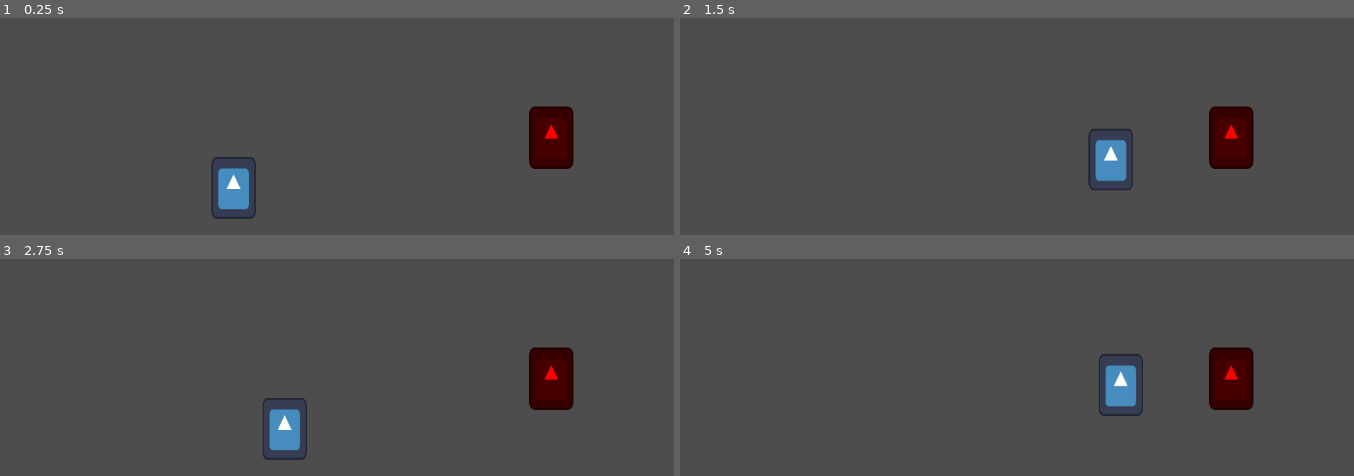
Above: before the commit, frames 1-4 (two rows, left to right).
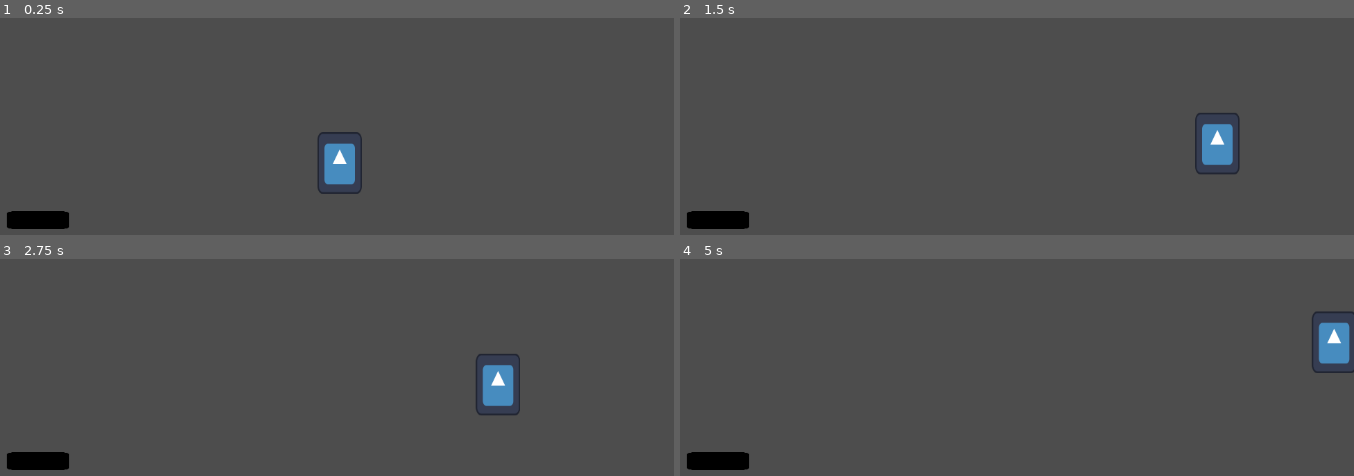
Above: after the commit, the same moments.

Repository: AkitooSama/untitled-project-2
Game: Godot game, scene res://Scenes/main.tscn
Two runs of this game, one before a commit and one after it. Both use one fixed random seed, a clock stepped at 60 frames per second and the inputs below. The project has no main scene, so this scene is started directly. The engine's default icon, where the game draws it, is replaced by a stand-in: a white triangle on a blue panel in a dark square.
Inputs (mouse positions are in pixels of both pictures, inside the frame that each line leads up to):
- Up to frame 1 (0.25 s): no input
- Up to frame 2 (1.5 s): move the mouse to (outside the picture) at 0.52 s; hold D (Right) from 0.53 s (still down); click (outside the picture) at 0.6 s; tap Space (Jump) at 0.77 s; move the mouse to (794, 50) at 1.27 s; click (794, 50) at 1.35 s
- Up to frame 3 (2.75 s): tap Space (Jump) at 1.52 s; move the mouse to (outside the picture) at 2.02 s; release D (Right) at 2.03 s; hold A (Left) from 2.03 s (still down); click (outside the picture) at 2.1 s
- Up to frame 4 (5 s): move the mouse to (915, 358) at 2.77 s; release A (Left) at 2.78 s; hold D (Right) 2.78-4.28 s; click (915, 358) at 2.85 s; tap Space (Jump) at 3.02, 3.77, 4.52 s; move the mouse to (1192, 334) at 3.52 s; click (1192, 334) at 3.6 s; move the mouse to (outside the picture) at 4.27 s; hold A (Left) from 4.28 s (still down); click (outside the picture) at 4.35 s

The runs differ from the first frame. In frame 1, 5.0% of the frame differs, in the area x 1-86%, y 40-98%; in frame 2, 4.2%; in frame 3, 4.9%; in frame 4, 4.9%.

Commit message:
added enemy, debugger

Diff:
--- /dev/null
+++ b/Scenes/enemy.tscn
@@ -0,0 +1,42 @@
+[gd_scene load_steps=8 format=3 uid="uid://6ctuull8erp1"]
+
+[ext_resource type="Script" path="res://Scripts/enemy.gd" id="1_mw61o"]
+[ext_resource type="Texture2D" uid="uid://cgissyx5hfkek" path="res://Sprites/icon.svg" id="2_pfkid"]
+[ext_resource type="Script" path="res://Scripts/HurtBox.gd" id="3_6nwc1"]
+[ext_resource type="Script" path="res://Scripts/HitBox.gd" id="4_7wfm6"]
+
+[sub_resource type="CapsuleShape2D" id="CapsuleShape2D_uwb42"]
+
+[sub_resource type="CapsuleShape2D" id="CapsuleShape2D_uub8c"]
+
+[sub_resource type="CapsuleShape2D" id="CapsuleShape2D_5wifd"]
+
+[node name="Enemy" type="CharacterBody2D"]
+script = ExtResource("1_mw61o")
+
+[node name="Sprite2D" type="Sprite2D" parent="."]
+modulate = Color(1, 0, 0, 1)
+scale = Vector2(0.5, 0.7)
+texture = ExtResource("2_pfkid")
+
+[node name="HitBox" type="Area2D" parent="."]
+collision_layer = 2
+script = ExtResource("4_7wfm6")
+
+[node name="CollisionShape2D" type="CollisionShape2D" parent="HitBox"]
+scale = Vector2(3.6, 3.6)
+shape = SubResource("CapsuleShape2D_uwb42")
+debug_color = Color(0.963526, 5.77569e-07, 0.498196, 0.42)
+
+[node name="HurtBox" type="Area2D" parent="."]
+collision_mask = 4
+script = ExtResource("3_6nwc1")
+
+[node name="CollisionShape2D" type="CollisionShape2D" parent="HurtBox"]
+scale = Vector2(3.5, 3.5)
+shape = SubResource("CapsuleShape2D_uub8c")
+debug_color = Color(0.505325, 0.579553, 3.85046e-07, 0.42)
+
+[node name="CollisionShape2D2" type="CollisionShape2D" parent="."]
+scale = Vector2(3, 3)
+shape = SubResource("CapsuleShape2D_5wifd")
--- a/Scenes/main.tscn
+++ b/Scenes/main.tscn
@@ -1,7 +1,7 @@
 [gd_scene load_steps=4 format=3 uid="uid://jvvl48wutsoi"]
 
 [ext_resource type="PackedScene" uid="uid://cbh8xd1dph6or" path="res://Scenes/player.tscn" id="1_4g66l"]
-[ext_resource type="PackedScene" uid="uid://6ctuull8erp1" path="res://enemy.tscn" id="2_yyia8"]
+[ext_resource type="PackedScene" uid="uid://bmk7xhe1e6ylt" path="res://Scenes/pressure_plate.tscn" id="2_lobdl"]
 
 [sub_resource type="RectangleShape2D" id="RectangleShape2D_v7vju"]
 size = Vector2(664, 31)
@@ -25,7 +25,9 @@
 shape = SubResource("RectangleShape2D_v7vju")
 
 [node name="Player" parent="." instance=ExtResource("1_4g66l")]
-position = Vector2(517, 532)
+position = Vector2(670, 491)
 
-[node name="Enemy" parent="." instance=ExtResource("2_yyia8")]
-position = Vector2(975, 483)
+[node name="PressurePlate" parent="." instance=ExtResource("2_lobdl")]
+position = Vector2(235, 602)
+
+[connection signal="area_exited" from="PressurePlate" to="Player" method="_on_pressure_plate_area_exited"]
--- a/Scenes/player.tscn
+++ b/Scenes/player.tscn
@@ -1,16 +1,22 @@
-[gd_scene load_steps=6 format=3 uid="uid://cbh8xd1dph6or"]
+[gd_scene load_steps=9 format=3 uid="uid://cbh8xd1dph6or"]
 
 [ext_resource type="Script" path="res://Scripts/player.gd" id="1_djt3e"]
 [ext_resource type="Texture2D" uid="uid://cgissyx5hfkek" path="res://Sprites/icon.svg" id="2_c1yx0"]
 [ext_resource type="Script" path="res://Scripts/HitBox.gd" id="3_7jhp6"]
+[ext_resource type="Script" path="res://Scripts/HurtBox.gd" id="4_ypiq1"]
 
 [sub_resource type="CapsuleShape2D" id="CapsuleShape2D_bgeqj"]
 
 [sub_resource type="RectangleShape2D" id="RectangleShape2D_fs6w7"]
 size = Vector2(33, 84)
 
-[node name="Player" type="CharacterBody2D"]
+[sub_resource type="CapsuleShape2D" id="CapsuleShape2D_111ev"]
+
+[sub_resource type="CircleShape2D" id="CircleShape2D_7der4"]
+
+[node name="Player" type="CharacterBody2D" node_paths=PackedStringArray("Deebugger_Detecter")]
 script = ExtResource("1_djt3e")
+Deebugger_Detecter = NodePath("DeebuggerRange")
 
 [node name="CollisionShape2D" type="CollisionShape2D" parent="."]
 scale = Vector2(3, 3)
@@ -21,8 +27,29 @@
 texture = ExtResource("2_c1yx0")
 
 [node name="HitBox" type="Area2D" parent="."]
+collision_layer = 4
 script = ExtResource("3_7jhp6")
 
 [node name="CollisionShape2D" type="CollisionShape2D" parent="HitBox"]
 position = Vector2(54.5, 0)
 shape = SubResource("RectangleShape2D_fs6w7")
+debug_color = Color(0.97287, 0, 0.438018, 0.42)
+
+[node name="HurtBox" type="Area2D" parent="."]
+collision_mask = 2
+script = ExtResource("4_ypiq1")
+
+[node name="CollisionShape2D" type="CollisionShape2D" parent="HurtBox"]
+scale = Vector2(3.6, 3.6)
+shape = SubResource("CapsuleShape2D_111ev")
+debug_color = Color(0.542108, 0.566777, 0, 0.42)
+
+[node name="DeebuggerRange" type="Area2D" parent="."]
+collision_layer = 0
+collision_mask = 8
+
+[node name="CollisionShape2D" type="CollisionShape2D" parent="DeebuggerRange"]
+scale = Vector2(18, 18)
+shape = SubResource("CircleShape2D_7der4")
+
+[connection signal="area_entered" from="DeebuggerRange" to="." method="_on_deebugger_range_area_entered"]
--- /dev/null
+++ b/Scenes/pressure_plate.gd
@@ -0,0 +1,5 @@
+extends Area2D
+
+
+func _on_area_entered(area: Area2D) -> void:
+	print("pressed")
--- /dev/null
+++ b/Scenes/pressure_plate.tscn
@@ -0,0 +1,21 @@
+[gd_scene load_steps=4 format=3 uid="uid://bmk7xhe1e6ylt"]
+
+[ext_resource type="Script" path="res://Scenes/pressure_plate.gd" id="1_a7u0t"]
+[ext_resource type="Texture2D" uid="uid://cgissyx5hfkek" path="res://Sprites/icon.svg" id="1_ob6ka"]
+
+[sub_resource type="RectangleShape2D" id="RectangleShape2D_c3jxn"]
+
+[node name="PressurePlate" type="Area2D"]
+collision_layer = 9
+script = ExtResource("1_a7u0t")
+
+[node name="CollisionShape2D" type="CollisionShape2D" parent="."]
+scale = Vector2(4, 1)
+shape = SubResource("RectangleShape2D_c3jxn")
+
+[node name="PlaceHolderSprite" type="Sprite2D" parent="."]
+modulate = Color(0, 0, 0, 1)
+scale = Vector2(0.7, 0.2)
+texture = ExtResource("1_ob6ka")
+
+[connection signal="area_entered" from="." to="." method="_on_area_entered"]
--- a/Scripts/HitBox.gd
+++ b/Scripts/HitBox.gd
@@ -1,8 +1,5 @@
 class_name HitBox
 extends Area2D
 
+
 @export var damage := 10
-
-func _init() -> void:
-	collision_layer = 2
-	collision_mask = 0
--- a/Scripts/HurtBox.gd
+++ b/Scripts/HurtBox.gd
@@ -1,10 +1,6 @@
 class_name HurtBox
 extends Area2D
 
-
-func _init() -> void:
-	collision_layer = 0
-	collision_mask = 2
 
 func _ready() -> void:
 	connect("area_entered", self._on_area_entered)
--- /dev/null
+++ b/Scripts/enemy.gd
@@ -0,0 +1,28 @@
+extends CharacterBody2D
+
+
+@export var speed = 200
+var player_pos
+@export var player: CharacterBody2D
+
+func _physics_process(delta: float) -> void:
+	if player != null:
+		player_pos = player.position
+
+	if not is_on_floor():
+		velocity += get_gravity() * delta
+
+	if player == null:
+		velocity.x = 0
+	elif player_pos.x < position.x:
+		velocity.x = -1 * speed
+	elif player_pos.x > position.x:
+		velocity.x = 1 * speed
+
+
+	move_and_slide()
+
+func take_damage(amount: int) -> void:
+	print("Damage: ", amount)
+	#play death anim (queue_free() at end of death anim)
+	queue_free()
--- a/Scripts/player.gd
+++ b/Scripts/player.gd
@@ -1,29 +1,47 @@
 extends CharacterBody2D
 
+@export var Deebugger_Detecter: Area2D
 
 const SPEED = 300.0
 const JUMP_VELOCITY = -400.0
 
+var DeebugObjList = []
 
 func _physics_process(delta: float) -> void:
-	# Add the gravity.
 	if not is_on_floor():
 		velocity += get_gravity() * delta
 
-	# Handle jump.
+	# Handles jump.
 	if Input.is_action_just_pressed("Jump") and is_on_floor():
 		velocity.y = JUMP_VELOCITY
 
 	if Input.is_action_just_pressed("Attack"):
 		pass
-		#play animation that enables hitbox, then disables it at the end
+		#>play animation that enables hitbox, then disables it at the end
 
-	# Get the input direction and handle the movement/deceleration.
-	# As good practice, you should replace UI actions with custom gameplay actions.
+	# Gets the input direction and handle the movement/deceleration.
 	var direction := Input.get_axis("Left", "Right")
 	if direction:
 		velocity.x = direction * SPEED
 	else:
 		velocity.x = move_toward(velocity.x, 0, SPEED)
 
+	#print(DeebugObjList)
+	#testing ^
+
 	move_and_slide()
+
+func take_damage(amount: int) -> void:
+	print("Damage: ", amount)
+	#play death anim (queue_free() at end of death anim)
+	queue_free()
+
+
+func _on_deebugger_range_area_entered(area: Area2D) -> void:
+	DeebugObjList.append(area)
+	print(area)
+
+
+func _on_pressure_plate_area_exited(area: Area2D) -> void:
+	DeebugObjList.erase(area)
+	print(area)
--- a/enemy.gd
+++ /dev/null
@@ -1,5 +0,0 @@
-extends Node2D
-
-
-func take_damage(amount: int) -> void:
-	print("Damage: ", amount)
--- a/enemy.tscn
+++ /dev/null
@@ -1,22 +0,0 @@
-[gd_scene load_steps=5 format=3 uid="uid://6ctuull8erp1"]
-
-[ext_resource type="Script" path="res://enemy.gd" id="1_mw61o"]
-[ext_resource type="Texture2D" uid="uid://cgissyx5hfkek" path="res://Sprites/icon.svg" id="2_pfkid"]
-[ext_resource type="Script" path="res://Scripts/HurtBox.gd" id="3_6nwc1"]
-
-[sub_resource type="CapsuleShape2D" id="CapsuleShape2D_uub8c"]
-
-[node name="Enemy" type="Node2D"]
-script = ExtResource("1_mw61o")
-
-[node name="Sprite2D" type="Sprite2D" parent="."]
-modulate = Color(1, 0, 0, 1)
-scale = Vector2(0.5, 0.7)
-texture = ExtResource("2_pfkid")
-
-[node name="HurtBox" type="Area2D" parent="."]
-script = ExtResource("3_6nwc1")
-
-[node name="CollisionShape2D" type="CollisionShape2D" parent="HurtBox"]
-scale = Vector2(3, 3)
-shape = SubResource("CapsuleShape2D_uub8c")
--- a/project.godot
+++ b/project.godot
@@ -50,11 +50,18 @@
 "events": [Object(InputEventMouseButton,"resource_local_to_scene":false,"resource_name":"","device":-1,"window_id":0,"a …(258 unchanged characters)…
 ]
 }
+Deebug={
+"deadzone": 0.5,
+"events": [Object(InputEventKey,"resource_local_to_scene":false,"resource_name":"","device":-1,"window_id":0,"alt_pressed":false,"shift_pressed":false,"ctrl_pressed":false,"meta_pressed":false,"pressed":false,"keycode":0,"physical_keycode":4194306,"key_label":0,"unicode":0,"location":0,"echo":false,"script":null)
+]
+}
 
 [layer_names]
 
 2d_physics/layer_1="GameWorld"
-2d_physics/layer_2="HitBoxes"
+2d_physics/layer_2="PlayerHitbox"
+2d_physics/layer_3="EnemyHitbox"
+2d_physics/layer_4="Deebug"
 
 [rendering]
 
